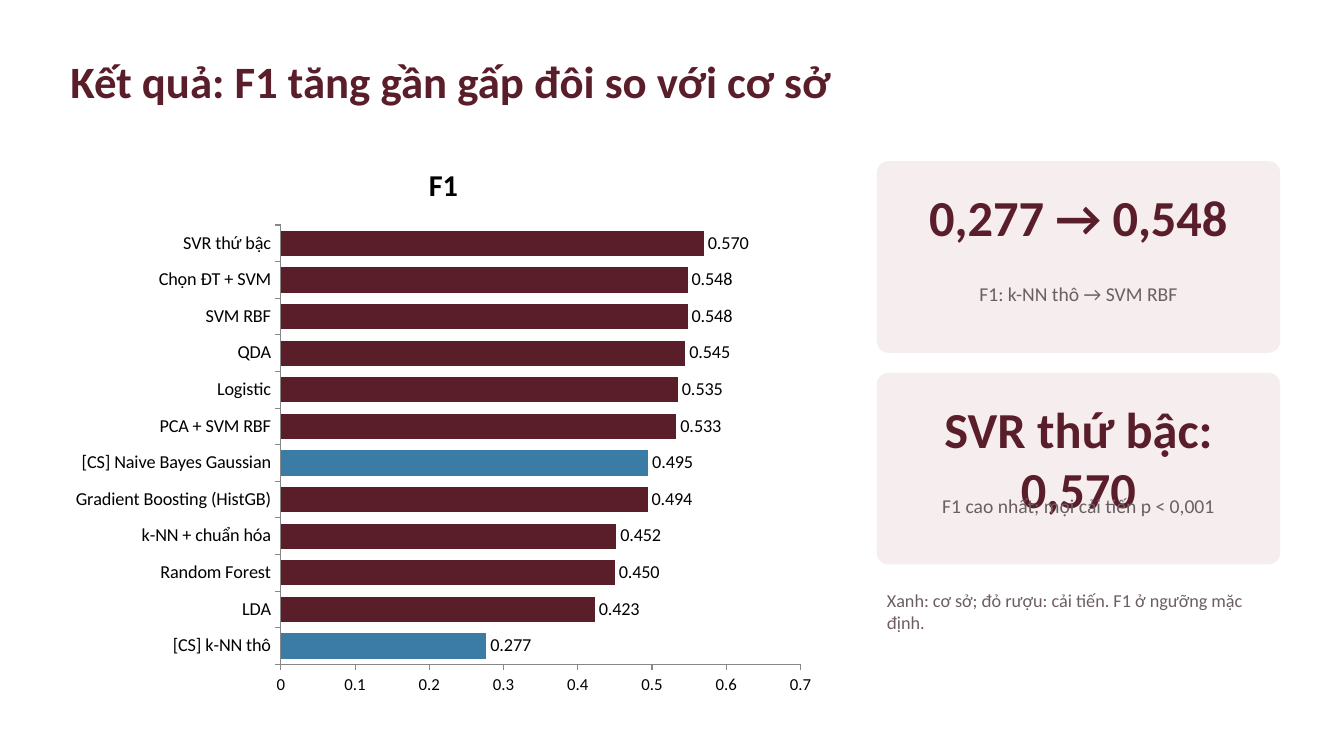
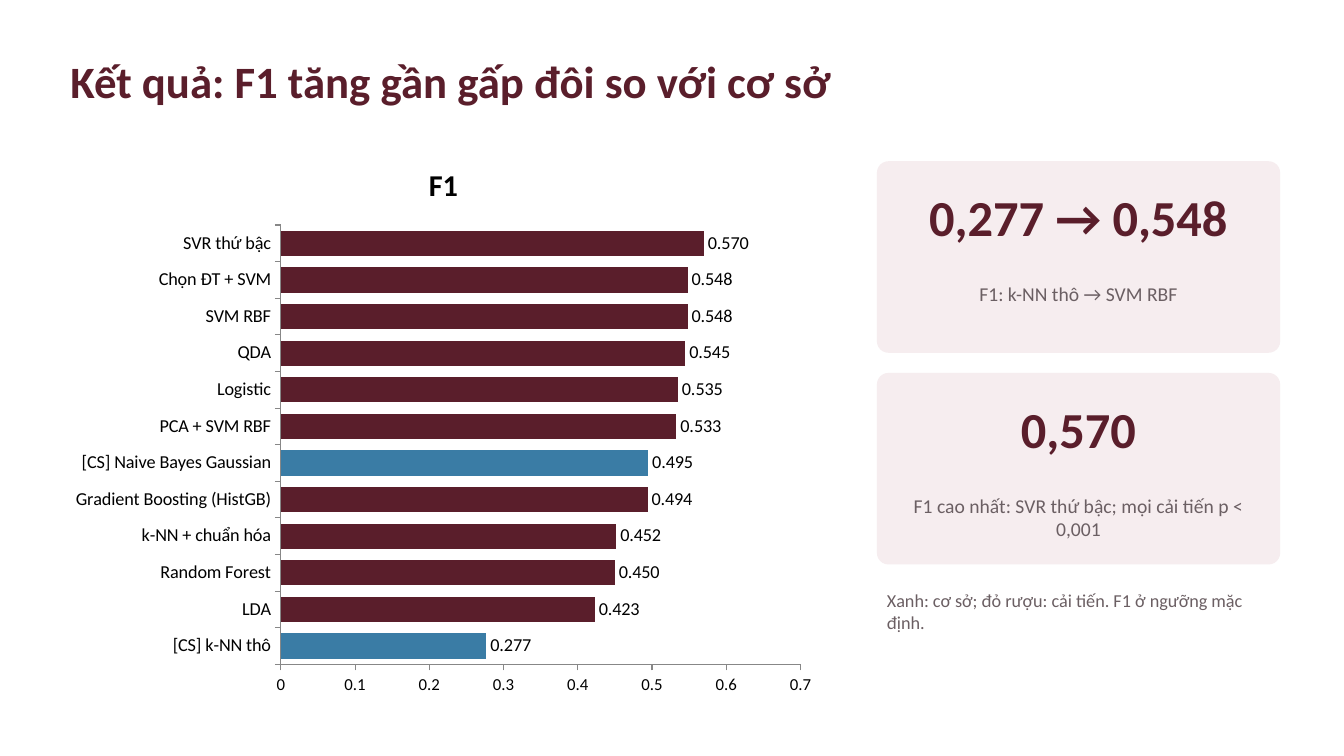
Before and after one commit to cuong-max/nhan-dang-mau, a slide deck: slide 6 of bai-tap-cuoi-ky/Slide_NhanDangMau.pptx. Drawn at 1344x756 pixels with LibreOffice and Linux fonts; fonts in the diff are those of the drawing. Boxes give left, top, right and bottom in pixels: in the first picture for what was removed or moved away, otherwise in the second. Text is boxed around its words. In the diff, an @@ line names an element or a change of style, - is before the commit and + after.

Commit message:
Bai tap cuoi ky: them phan cong 2 thanh vien va ban PDF
- Phan cong 50/50: Nguyen Quoc Cuong (phan tich bai toan, slide),
  Tran Nhu Duc (code thuat toan, bao cao); members.py dung chung, gen_phancong.py
- Them PDF cho slide va bang phan cong; xuat lai PDF bao cao
- Sua robust_dedup.py doc du lieu goc tu data/ (truoc do doc ban da loai trung,
  lam Bang 5 va bieu do ban ghi trung sai); sua chu chong o slide 6

```diff
--- a/bai-tap-cuoi-ky/Slide_NhanDangMau.pptx
+++ b/bai-tap-cuoi-ky/Slide_NhanDangMau.pptx
@@ text at [1021, 415, 1136, 455]: text changed @@
-SVR thứ bậc: 0,570
+0,570
@@ text at [914, 498, 1228, 538]: text changed @@
-F1 cao nhất; mọi cải tiến p < 0,001
+F1 cao nhất: SVR thứ bậc; mọi cải tiến p < 0,001
```
Also in this commit, not shown: 4 other slides changed, 12 other files.
